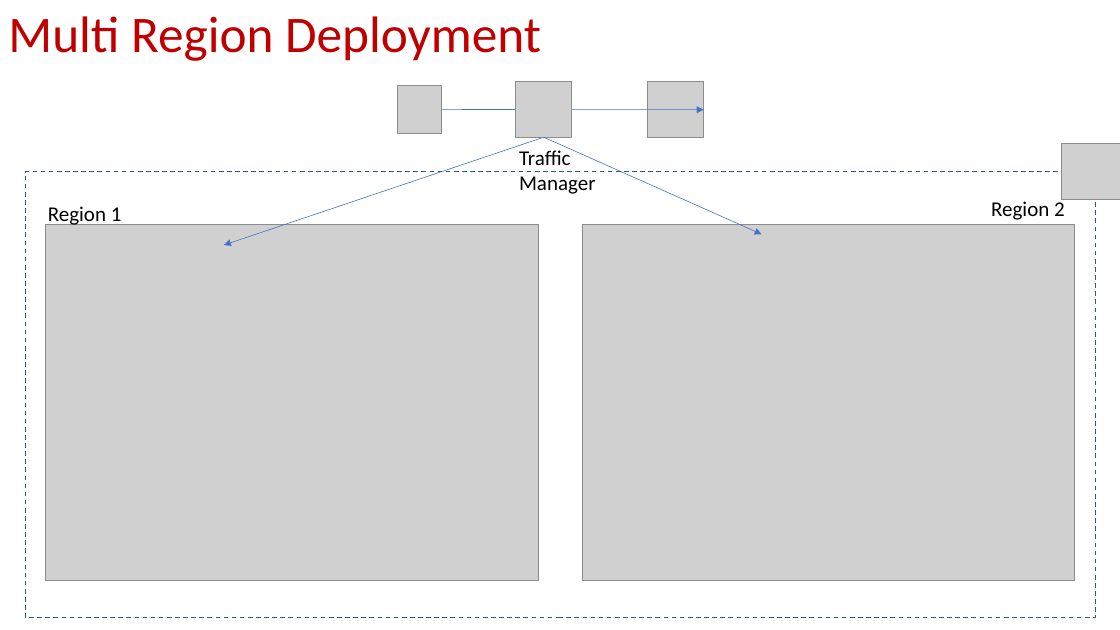
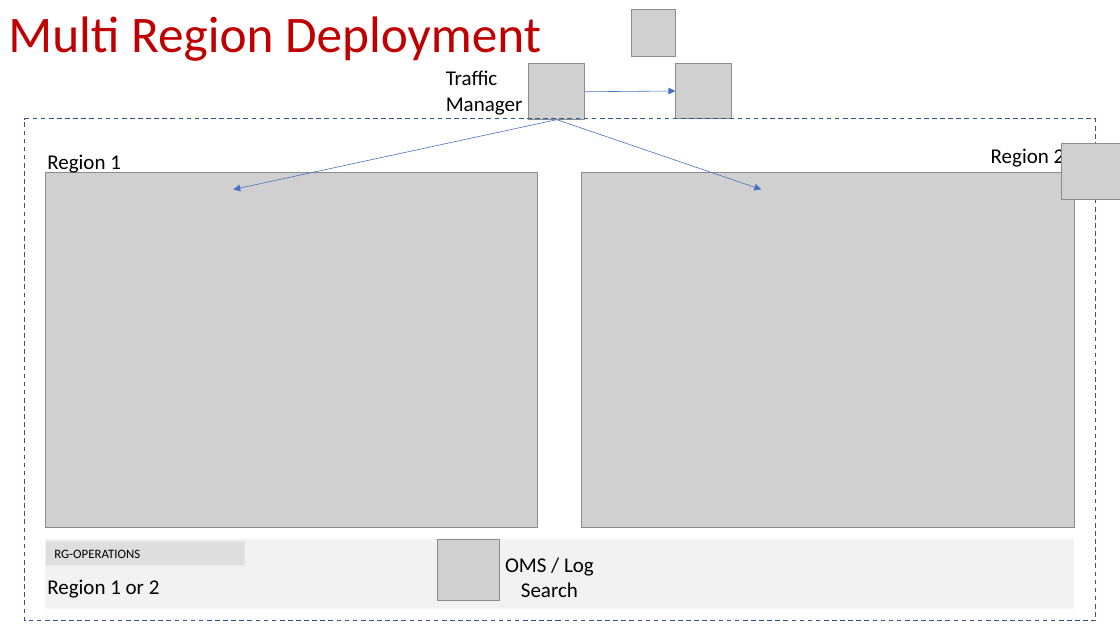
Before and after one commit to Cloudneeti/zero-downtime-azure-paas, a slide deck: slide 8 of Solution_Architecture/Zero-Downtime Architecture.pptx. Drawn at 1120x630 pixels with LibreOffice and Linux fonts; fonts in the diff are those of the drawing; grey boxes stand for pictures. Boxes give left, top, right and bottom in pixels: in the first picture for what was removed or moved away, otherwise in the second. Text is boxed around its words. In the diff, an @@ line names an element or a change of style, - is before the commit and + after.

```diff
--- a/Solution_Architecture/Zero-Downtime Architecture.pptx
+++ b/Solution_Architecture/Zero-Downtime Architecture.pptx
@@ picture moved from (x1=397, y1=86, x2=441, y2=133) to (x1=632, y1=9, x2=676, y2=56) @@
@@ text "Traffic Manager" moved from (x1=519, y1=147, x2=596, y2=194) to (x1=446, y1=70, x2=523, y2=115) @@
@@ picture moved from (x1=516, y1=82, x2=572, y2=138) to (x1=529, y1=64, x2=586, y2=120) @@
@@ picture moved from (x1=648, y1=82, x2=704, y2=138) to (x1=676, y1=63, x2=732, y2=119) @@
@@ rectangle resized from (x1=25, y1=171, x2=1096, y2=618) to (x1=24, y1=119, x2=1095, y2=622) @@
@@ arrow moved from (442, 109) - (704, 110) to (585, 92) - (676, 91) @@
@@ text "Region 1" moved from (x1=48, y1=206, x2=122, y2=228) to (x1=47, y1=154, x2=121, y2=175) @@
@@ arrow moved from (544, 137) - (224, 245) to (557, 120) - (234, 190) @@
@@ arrow moved from (544, 137) - (762, 234) to (557, 120) - (761, 190) @@
@@ 2 pictures, 1 text moved together from (x1=45, y1=198, x2=1075, y2=581) to (x1=45, y1=146, x2=1074, y2=528) @@
@@ rectangle added at (x1=45, y1=539, x2=1075, y2=609), fill #F2F2F2 @@
@@ picture added at (x1=438, y1=539, x2=499, y2=601) @@
@@ rectangle added at (x1=46, y1=541, x2=245, y2=565), fill #D9D9D9 at 80% opacity, 11 pt, text #000000 @@
+RG-OPERATIONS
@@ text added at (x1=505, y1=558, x2=594, y2=597), 18 pt, text #000000 @@
+OMS / Log Search
@@ text added at (x1=47, y1=579, x2=160, y2=598), 18 pt, text #000000 @@
+Region 1 or 2
```
Also in this commit, not shown: 27 slides added, 3 other files.
